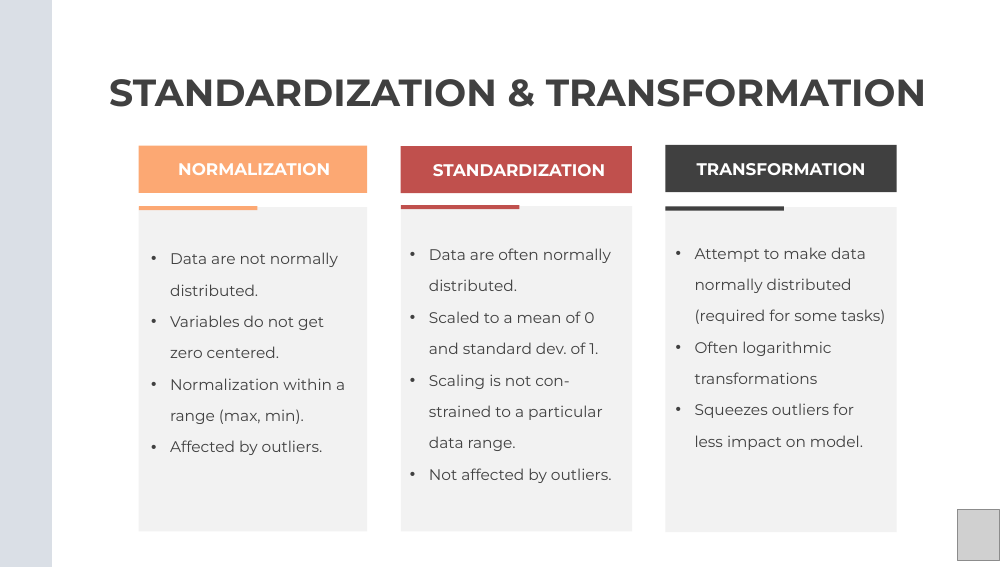
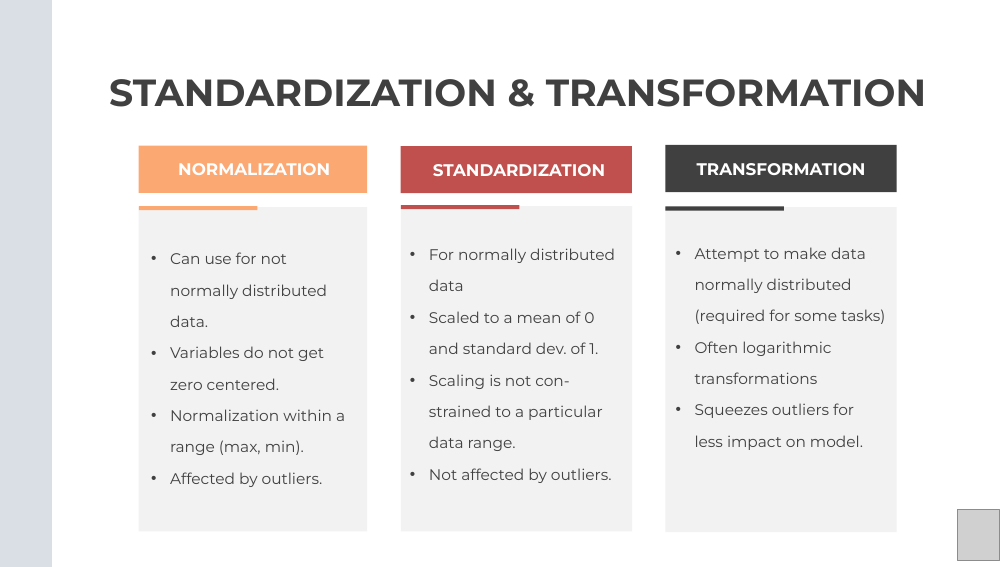
Before and after one commit to Center-for-Health-Data-Science/Foundations-of-Health-Data-Science, a slide deck: slide 37 of Slides/FHDS_Exploratory_Data_Analysis_Part2.pptx. Drawn at 1008x567 pixels with LibreOffice and Linux fonts; fonts in the diff are those of the drawing; grey boxes stand for pictures. Boxes give left, top, right and bottom in pixels: in the first picture for what was removed or moved away, otherwise in the second. Text is boxed around its words. In the diff, an @@ line names an element or a change of style, - is before the commit and + after.

```diff
--- a/Slides/FHDS_Exploratory_Data_Analysis_Part2.pptx
+++ b/Slides/FHDS_Exploratory_Data_Analysis_Part2.pptx
@@ text at <box>170,252,327,327</box>: text changed @@
-• Data are not normally distributed.
+• Can use for not normally distributed data.
@@ text at <box>429,248,615,291</box>: text changed @@
-• Data are often normally distributed.
+• For normally distributed data
```
Also in this commit, not shown: 1 other slide changed.
